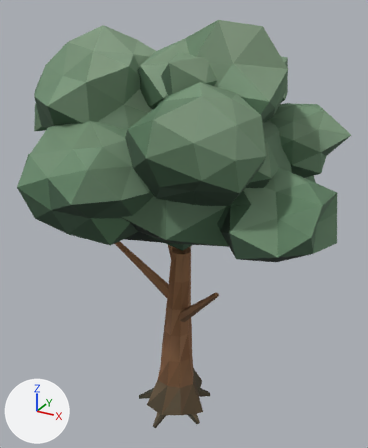
A saved change to the glTF model examples/generated/harvest-frontier-trees/broadleaf-round-full.glb.
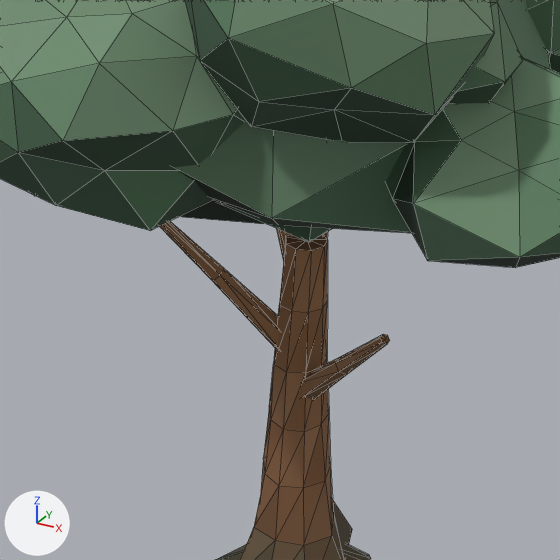
Each version appears first whole from a 50 mm camera at (4.38, -7.61, 7.99) aimed at (0.02, 0.3, 4.03), and next in a close-up on the part from 12% to 80% of the width and 32% to 88% of the height. The axes (+X, +Y, +Z) are drawn at lower left. The lights are the same throughout. The last two pictures show the newer version. The close-ups show mesh edges as thin lines. Where no turn or scale is listed for an object, it has been applied to the vertices. Vertices at exactly the same position are counted once.

The older version as bpy lines, for what is in view:
```python
me_mesh_0 = bpy.data.meshes.new('Mesh_0')
me_mesh_0.from_pydata(...)  # 206 vertices, 370 faces; spans x -1.12..1.2, y -0.84..1.1, z -0.26..4.37
me_mesh_0.materials.append(mat_hf_tree_bark)
me_mesh_1 = bpy.data.meshes.new('Mesh_1')
me_mesh_1.from_pydata(...)  # 726 vertices, 1360 faces; spans x -3.1..3.07, y -2.84..3.11, z 3.76..7.74
me_mesh_1.materials.append(mat_hf_tree_foliage)
ob_canopy = bpy.data.objects.new('canopy', me_mesh_1)
ob_canopy.location = (0.0, 0.0, 0.0)
ob_trunk = bpy.data.objects.new('trunk', me_mesh_0)
ob_trunk.location = (0.0, 0.0, 0.0)
```
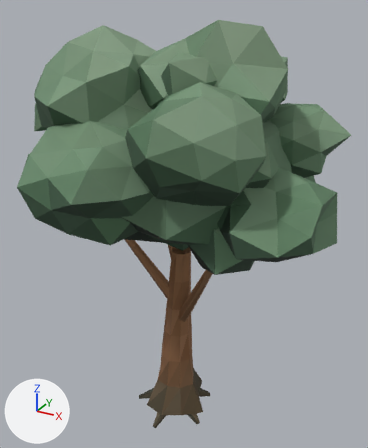
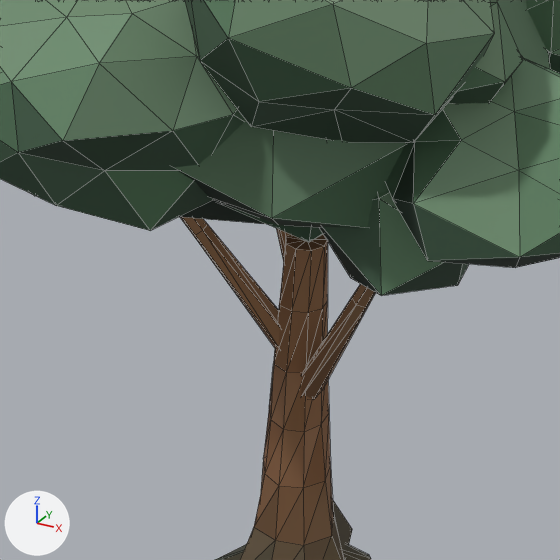
The change, as a list of edits to the scene's bpy script:
```text
Change me_mesh_0:
    used by ob_trunk; location = (0.0, 0.0, 0.0)
    remove me_mesh_0.from_pydata(...)  # 206 vertices, 370 faces; spans x -1.12..1.2, y -0.84..1.1, z -0.26..4.37
    add me_mesh_0.from_pydata(...)  # 206 vertices, 370 faces; spans x -1.36..1.62, y -0.85..1.27, z -0.26..4.88
    me_mesh_0 part 1: 53 of 206 vertices moved; they spanned x -1.12..1.2, y -0.69..1.1, z 2.07..4.26 and now span x -1.36..1.62, y -0.85..1.27, z 2.1..4.88; mean shift (0.03, -0.04, 0.54); largest move (1.2, -0.6, 3.24) -> (1.61, -0.83, 4.76)
Change me_mesh_1:
    used by ob_canopy; location = (0.0, 0.0, 0.0)
    remove me_mesh_1.from_pydata(...)  # 726 vertices, 1360 faces; spans x -3.1..3.07, y -2.84..3.11, z 3.76..7.74
    add me_mesh_1.from_pydata(...)  # 774 vertices, 1440 faces; spans x -3.1..3.07, y -2.84..3.11, z 3.76..7.74
    me_mesh_1 part 2
    48 vertices are added at x -1.88..2.01, y -1.41..1.57, z 3.83..5.22
    80 new faces join them
```

Where the change shows, as pixel boxes [x1, y1, x2, y2] in the close-ups (560 x 560 px; the box of a moved part takes in the faces that stretch with it):
'canopy', reshaped
    before: [0, 0, 560, 268]
    after: [0, 0, 560, 296]
'trunk', reshaped
    before: [159, 221, 390, 560]
    after: [180, 217, 376, 560]
part 1 of me_mesh_0, moved or reshaped
    before: [159, 221, 390, 400]
    after: [180, 217, 376, 400]
part 2 of me_mesh_1, added
    after: [319, 191, 469, 296]
